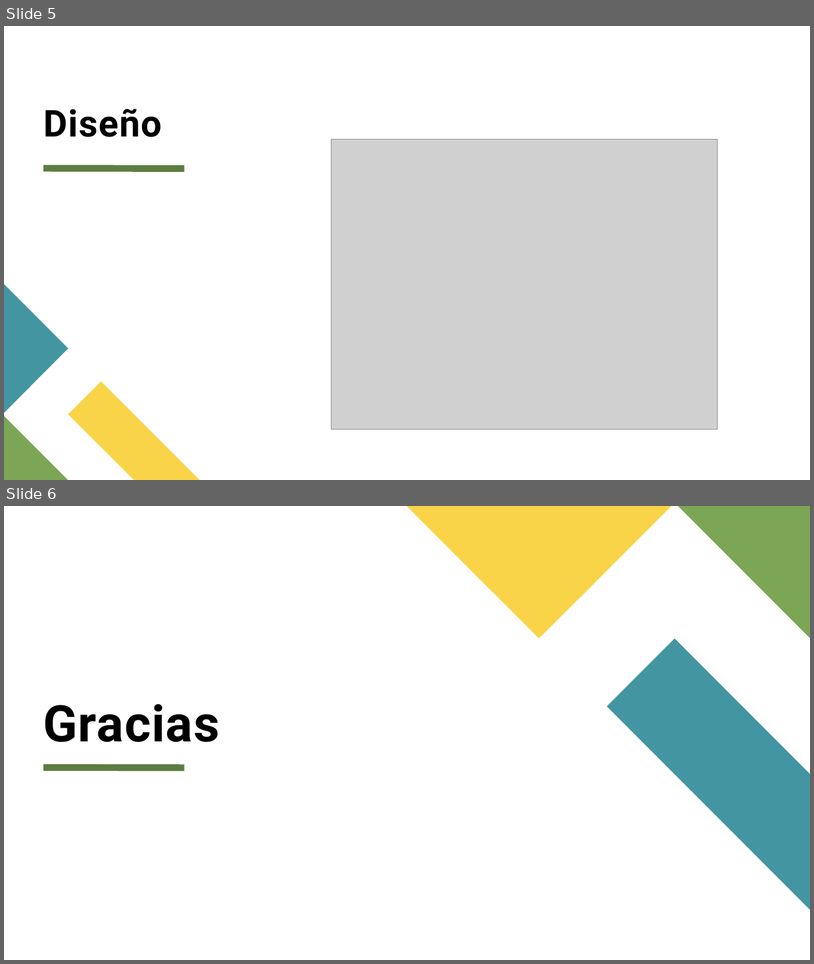
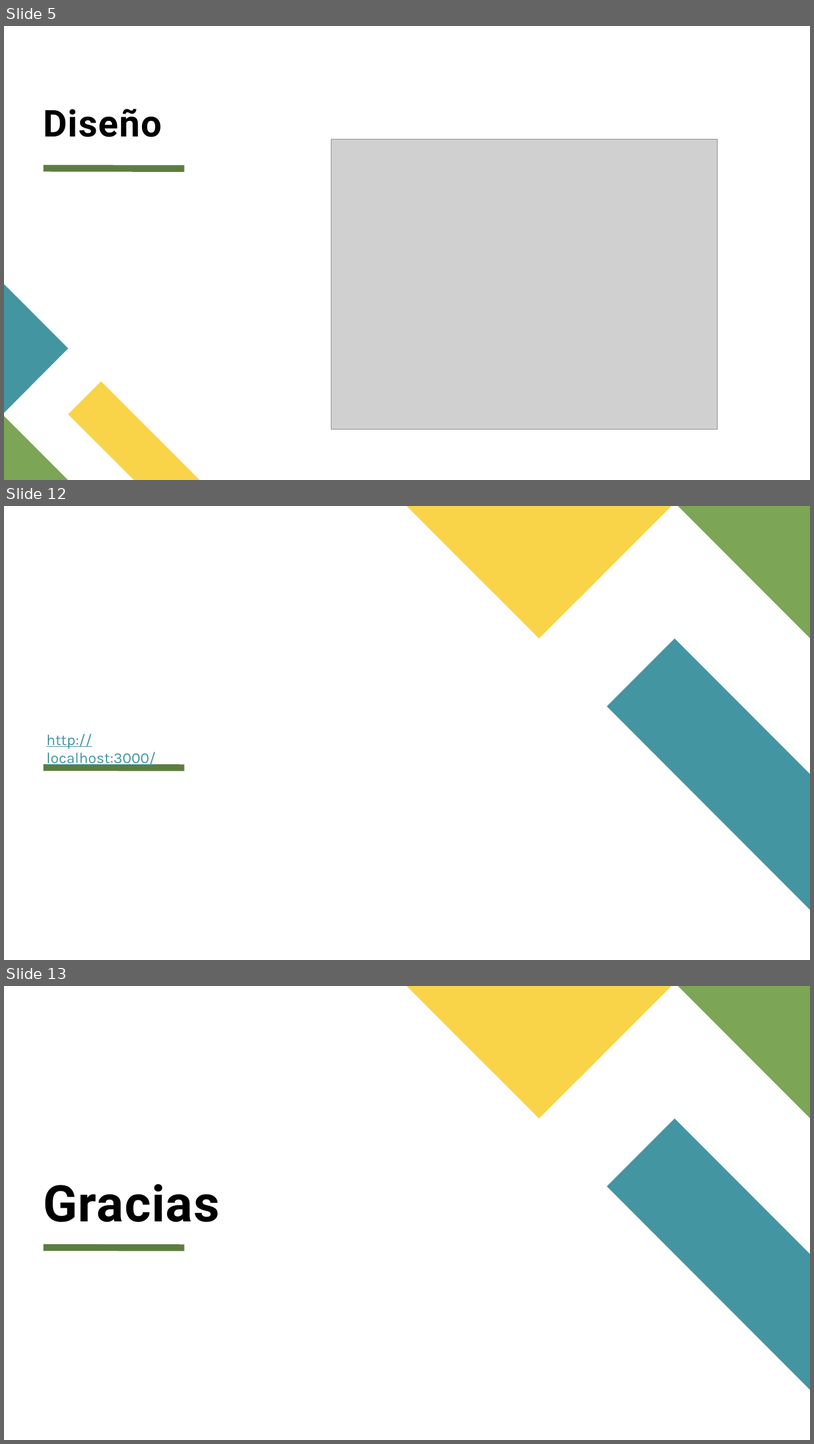
Before and after one commit to alexchristianqr/proyecto-final-raspberry-pi, a slide deck: RaspberryPI_Estacion_Web_Meteorologica.pptx. Shown one above the other, each under a label of ours: slides 5 and 6 before the commit, slides 5, 12 and 13 after it; the slides between them are not shown. The pictures are 814x964 and 814x1444 pixels, drawn with LibreOffice and Linux fonts; fonts in the diff are those of the drawing; grey boxes stand for pictures. Boxes give left, top, right and bottom in pixels: in the first picture for what was removed or moved away, otherwise in the second. Text is boxed around its words. In the diff, an @@ line names an element or a change of style, - is before the commit and + after.

```diff
--- a/RaspberryPI_Estacion_Web_Meteorologica.pptx
+++ b/RaspberryPI_Estacion_Web_Meteorologica.pptx
@@ slide 12 added at (4,506,810,960), background #FFFFFF; not listed: 4 template elements that a slide beside it also shows @@
@@ text added at (47,733,156,767), 18 pt, text #4495A2, underline @@
+http://localhost:3000/
@@ what was slide 6 is now slide 13 @@
```
Also in this commit, not shown: 6 other slides added.
